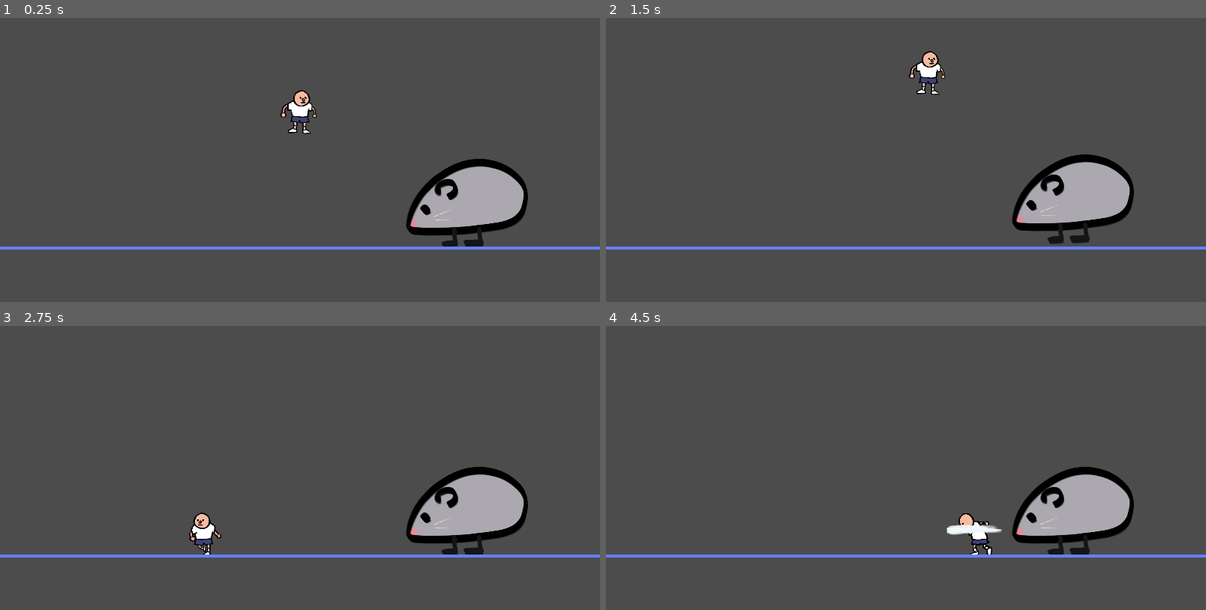
Above: before the commit, frames 1-4 (two rows, left to right).
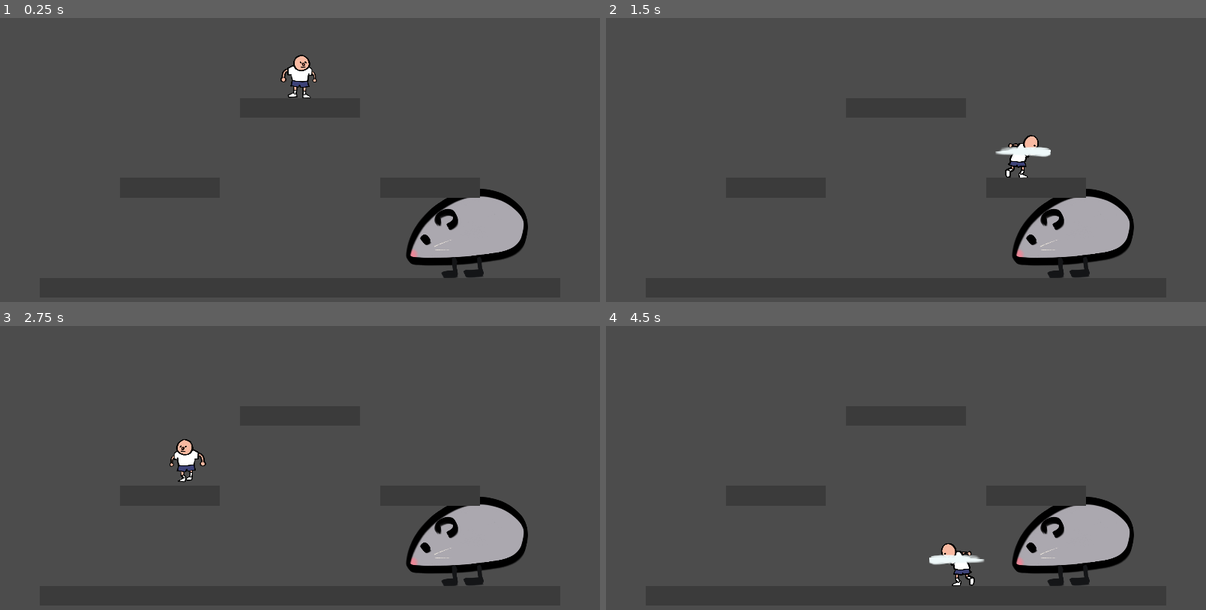
Above: after the commit, the same moments.

Repository: kevinpliang/POSY
Game: Godot game, scene res://game/Main.tscn
Two runs of this game, one before a commit and one after it. Both use one fixed random seed, a clock stepped at 60 frames per second and the inputs below.
Inputs:
- Up to frame 1 (0.25 s): no input
- Up to frame 2 (1.5 s): hold Right (ui_right) from 0.53 s (still down); tap P (a) at 0.6, 1.35 s; tap Up (ui_up) at 0.77 s
- Up to frame 3 (2.75 s): tap Up (ui_up) at 1.52 s; release Right (ui_right) at 2.03 s; hold Left (ui_left) from 2.03 s (still down); tap P (a) at 2.1 s
- Up to frame 4 (4.5 s): release Left (ui_left) at 2.78 s; hold Right (ui_right) 2.78-4.28 s; tap P (a) at 2.85, 3.6, 4.35 s; tap Up (ui_up) at 3.02, 3.77 s; hold Left (ui_left) from 4.28 s (still down)

The runs differ from the first frame. In frame 1, 7.2% of the frame differs, in the area x 0-100%, y 12-92%; in frame 2, 7.8%, in the area x 0-100%, y 11-92%; in frame 3, 7.2%; in frame 4, 7.4%.

Commit message:
test tilemap

Diff:
--- a/characters/Zee.gd
+++ b/characters/Zee.gd
@@ -1,4 +1,6 @@
 extends KinematicBody2D
+
+onready var hit_effect = preload("res://objects/effects/Hit_effects.tscn")
 
 onready var sprite = $sprite;
 
@@ -149,5 +151,8 @@
 	if area.is_in_group("player_damager"):
 		get_tree().reload_current_scene()
 
-func _on_smoke_animation_finished():
-	$smoke.stop()
+func _on_punch_hitbox_area_entered(area):
+	if area.is_in_group("enemy"):
+		var impact_point = $punch_hitbox.global_position + Vector2(50, 0)
+		var hit_circles = Global.instance_node_at(hit_effect, impact_point, Global.main)
+		hit_circles.emitting = true
--- a/characters/Zee.tscn
+++ b/characters/Zee.tscn
@@ -226,4 +226,5 @@
 position = Vector2( -0.648651, -6.81618 )
 shape = SubResource( 27 )
 
+[connection signal="area_entered" from="punch_hitbox" to="." method="_on_punch_hitbox_area_entered"]
 [connection signal="area_entered" from="hurtbox" to="." method="_on_hurtbox_area_entered"]
--- a/characters/enemies/Rat.tscn
+++ b/characters/enemies/Rat.tscn
@@ -32,6 +32,7 @@
 frames = SubResource( 2 )
 
 [node name="hurtbox" type="Area2D" parent="." groups=[
+"enemy",
 "player_damager",
 ]]
 
--- a/game/Main.gd
+++ b/game/Main.gd
@@ -2,6 +2,7 @@
 
 onready var Zee = preload("res://characters/Zee.tscn")
 onready var Test_stage = preload("res://world/Test_stage.tscn")
+onready var Nobel = preload("res://world/Nobel/Nobel.tscn")
 
 onready var Bat = preload("res://characters/enemies/Love_bat.tscn")
 onready var Rat = preload("res://characters/enemies/Rat.tscn")
@@ -12,7 +13,8 @@
 	Global.instance_node_at(Zee, Vector2(960,100),self);
 	#Global.instance_node_at(Bat, Vector2(100,300), self)
 	Global.instance_node_at(Rat, Vector2(1500, 500), self)
-	Global.instance_node(Test_stage, self);
+	#Global.instance_node(Test_stage, self);
+	Global.instance_node(Nobel, self);
 
 func _process(delta):
 	pass
--- /dev/null
+++ b/objects/effects/Hit_effects.tscn
@@ -0,0 +1,24 @@
+[gd_scene load_steps=3 format=2]
+
+[ext_resource path="res://objects/effects/sprites/white-circle.png" type="Texture" id=1]
+
+[sub_resource type="ParticlesMaterial" id=1]
+lifetime_randomness = 0.35
+flag_disable_z = true
+direction = Vector3( 1, -0.75, 0 )
+gravity = Vector3( 0, 0, 0 )
+initial_velocity = 1000.0
+initial_velocity_random = 0.33
+orbit_velocity = 0.0
+orbit_velocity_random = 0.0
+scale = 0.2
+scale_random = 0.33
+
+[node name="Particles2D" type="Particles2D"]
+scale = Vector2( 2, 2 )
+emitting = false
+lifetime = 0.4
+one_shot = true
+explosiveness = 1.0
+process_material = SubResource( 1 )
+texture = ExtResource( 1 )
--- /dev/null
+++ b/world/Nobel/Nobel.tscn
@@ -0,0 +1,100 @@
+[gd_scene load_steps=10 format=2]
+
+[ext_resource path="res://world/Nobel/Assets/temp_tile_64.png" type="Texture" id=1]
+[ext_resource path="res://world/Nobel/Assets/temp_tile_128.png" type="Texture" id=2]
+
+[sub_resource type="NavigationPolygon" id=1]
+vertices = PoolVector2Array( 64, 64, 0, 64, 0, 0, 64, 0 )
+polygons = [ PoolIntArray( 0, 1, 2, 3 ) ]
+
+[sub_resource type="OccluderPolygon2D" id=2]
+polygon = PoolVector2Array( 64, 64, 0, 64, 0, 0, 64, 0 )
+
+[sub_resource type="ConvexPolygonShape2D" id=3]
+points = PoolVector2Array( 64, 64, 0, 64, 0, 0, 64, 0 )
+
+[sub_resource type="NavigationPolygon" id=5]
+vertices = PoolVector2Array( 128, 128, 0, 128, 0, 0, 128, 0 )
+polygons = [ PoolIntArray( 0, 1, 2, 3 ) ]
+
+[sub_resource type="OccluderPolygon2D" id=6]
+polygon = PoolVector2Array( 128, 128, 0, 128, 0, 0, 128, 0 )
+
+[sub_resource type="ConvexPolygonShape2D" id=7]
+points = PoolVector2Array( 128, 128, 0, 128, 0, 0, 128, 0 )
+
+[sub_resource type="TileSet" id=4]
+0/name = "temp_tile_64.png 0"
+0/texture = ExtResource( 1 )
+0/tex_offset = Vector2( 0, 0 )
+0/modulate = Color( 1, 1, 1, 1 )
+0/region = Rect2( 0, 0, 64, 64 )
+0/tile_mode = 0
+0/occluder_offset = Vector2( 0, 0 )
+0/occluder = SubResource( 2 )
+0/navigation_offset = Vector2( 0, 0 )
+0/navigation = SubResource( 1 )
+0/shape_offset = Vector2( 0, 0 )
+0/shape_transform = Transform2D( 1, 0, 0, 1, 0, 0 )
+0/shape = SubResource( 3 )
+0/shape_one_way = false
+0/shape_one_way_margin = 1.0
+0/shapes = [ {
+"autotile_coord": Vector2( 0, 0 ),
+"one_way": false,
+"one_way_margin": 1.0,
+"shape": SubResource( 3 ),
+"shape_transform": Transform2D( 1, 0, 0, 1, 0, 0 )
+} ]
+0/z_index = 0
+1/name = "temp_tile_64.png 1"
+1/texture = ExtResource( 1 )
+1/tex_offset = Vector2( 0, 0 )
+1/modulate = Color( 1, 1, 1, 1 )
+1/region = Rect2( 0, 0, 64, 64 )
+1/tile_mode = 1
+1/autotile/bitmask_mode = 0
+1/autotile/bitmask_flags = [  ]
+1/autotile/icon_coordinate = Vector2( 0, 0 )
+1/autotile/tile_size = Vector2( 32, 32 )
+1/autotile/spacing = 0
+1/autotile/occluder_map = [  ]
+1/autotile/navpoly_map = [  ]
+1/autotile/priority_map = [  ]
+1/autotile/z_index_map = [  ]
+1/occluder_offset = Vector2( 0, 0 )
+1/navigation_offset = Vector2( 0, 0 )
+1/shape_offset = Vector2( 0, 0 )
+1/shape_transform = Transform2D( 1, 0, 0, 1, 0, 0 )
+1/shape_one_way = false
+1/shape_one_way_margin = 0.0
+1/shapes = [  ]
+1/z_index = 0
+2/name = "temp_tile_128.png 2"
+2/texture = ExtResource( 2 )
+2/tex_offset = Vector2( 0, 0 )
+2/modulate = Color( 1, 1, 1, 1 )
+2/region = Rect2( 0, 0, 128, 128 )
+2/tile_mode = 0
+2/occluder_offset = Vector2( 0, 0 )
+2/occluder = SubResource( 6 )
+2/navigation_offset = Vector2( 0, 0 )
+2/navigation = SubResource( 5 )
+2/shape_offset = Vector2( 0, 0 )
+2/shape_transform = Transform2D( 1, 0, 0, 1, 0, 0 )
+2/shape = SubResource( 7 )
+2/shape_one_way = false
+2/shape_one_way_margin = 1.0
+2/shapes = [ {
+"autotile_coord": Vector2( 0, 0 ),
+"one_way": false,
+"one_way_margin": 1.0,
+"shape": SubResource( 7 ),
+"shape_transform": Transform2D( 1, 0, 0, 1, 0, 0 )
+} ]
+2/z_index = 0
+
+[node name="TileMap" type="TileMap"]
+tile_set = SubResource( 4 )
+format = 1
+tile_data = PoolIntArray( 262156, 0, 0, 262157, 0, 0, 262158, 0, 0, 262159, 0, 0, 262160, 0, 0, 262161, 0, 0, 524294, 0, 0, 524295, 0, 0, 524296, 0, 0, 524297, 0, 0, 524298, 0, 0, 524307, 0, 0, 524308, 0, 0, 524309, 0, 0, 524310, 0, 0, 524311, 0, 0, 851970, 0, 0, 851971, 0, 0, 851972, 0, 0, 851973, 0, 0, 851974, 0, 0, 851975, 0, 0, 851976, 0, 0, 851977, 0, 0, 851978, 0, 0, 851979, 0, 0, 851980, 0, 0, 851981, 0, 0, 851982, 0, 0, 851983, 0, 0, 851984, 0, 0, 851985, 0, 0, 851986, 0, 0, 851987, 0, 0, 851988, 0, 0, 851989, 0, 0, 851990, 0, 0, 851991, 0, 0, 851992, 0, 0, 851993, 0, 0, 851994, 0, 0, 851995, 0, 0 )
Binary file added: objects/effects/sprites/white-circle.png
Not shown, added: objects/effects/sprites/white-circle.png.import
Binary file added: world/Nobel/Assets/temp_tile_128.png
Not shown, added: world/Nobel/Assets/temp_tile_128.png.import
Binary file added: world/Nobel/Assets/temp_tile_64.png
Not shown, added: world/Nobel/Assets/temp_tile_64.png.import
